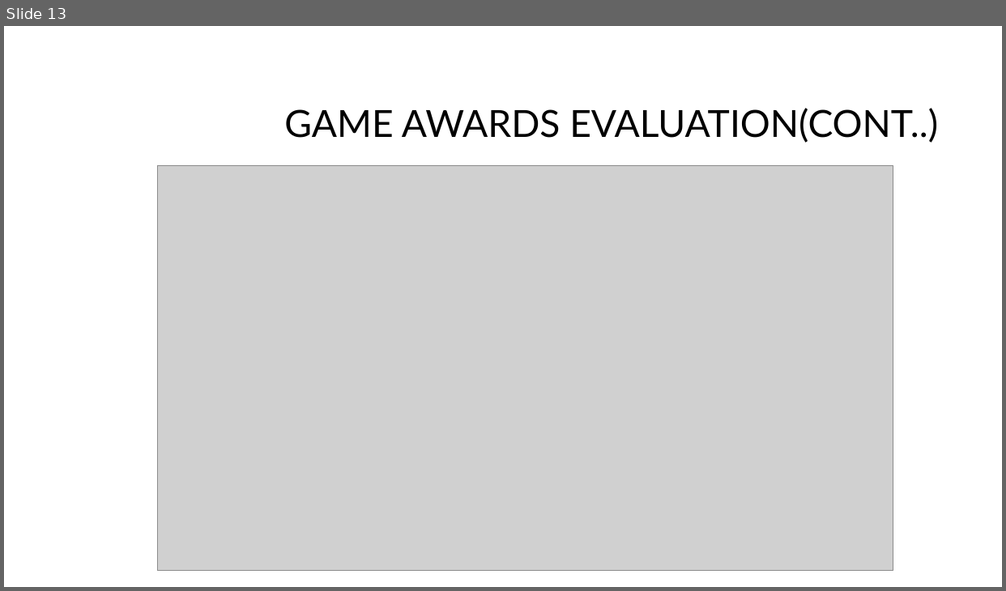
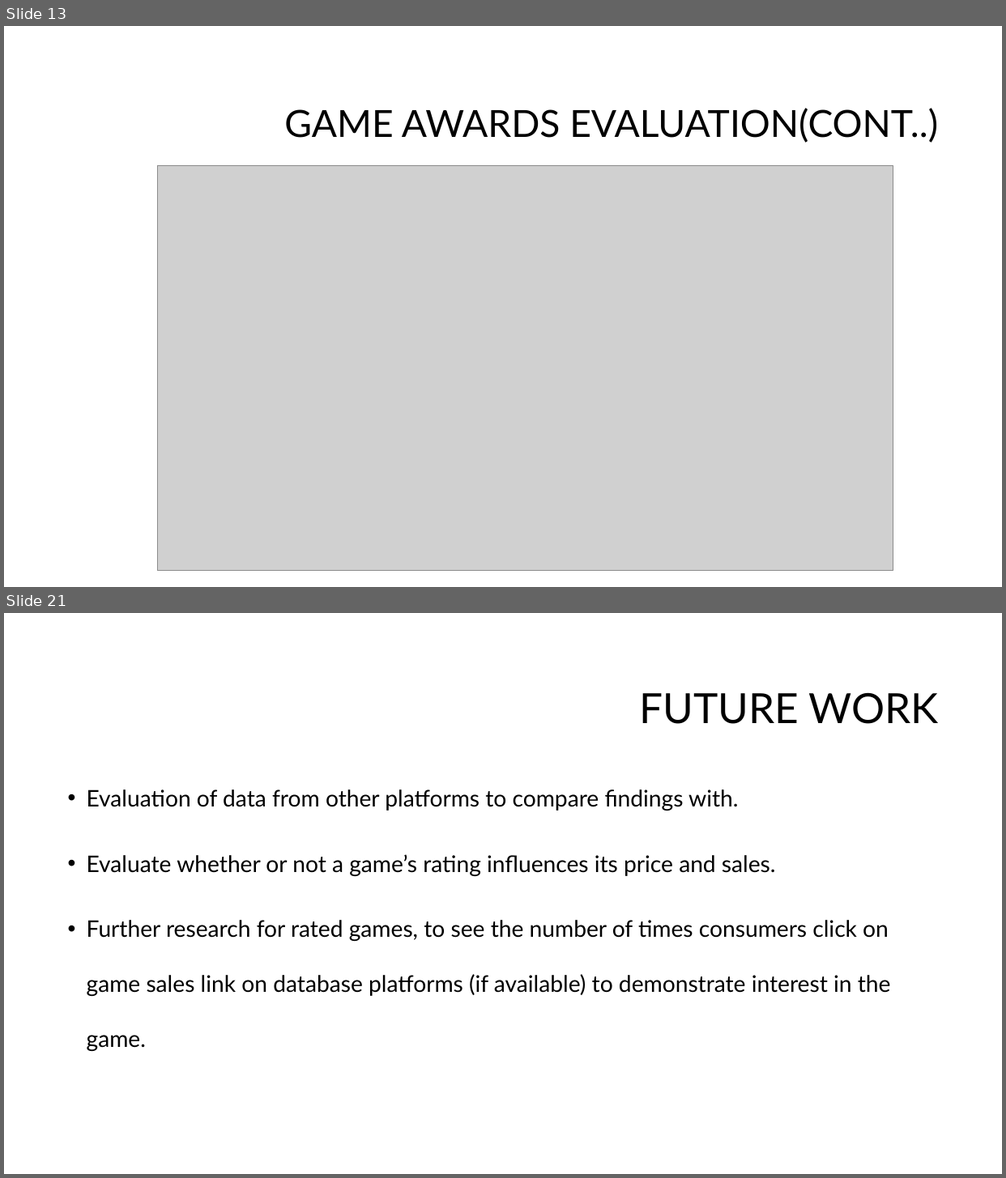
Before and after one commit to suhitasva/Python_EDA_Project_SVA, a slide deck: Boardgame_analysis_presentation.pptx. Shown one above the other, each under a label of ours: slide 13 before the commit, slides 13 and 21 after it; the slides between them are not shown. The pictures are 1006x591 and 1006x1178 pixels, drawn with LibreOffice and Linux fonts; fonts in the diff are those of the drawing; grey boxes stand for pictures; background and template pictures are left out. Boxes give left, top, right and bottom in pixels: in the first picture for what was removed or moved away, otherwise in the second. Text is boxed around its words. In the diff, an @@ line names an element or a change of style, - is before the commit and + after.

Commit message:
Slides created for genre and playing time evaluation, takeaways and future work

```diff
--- a/Boardgame_analysis_presentation.pptx
+++ b/Boardgame_analysis_presentation.pptx
@@ slide 21 added at [4,613,1002,1174], background #FFFFFF @@
@@ title added at [640,692,939,724], 40 pt, text #000000 @@
+FUTURE WORK
@@ text added at [87,790,891,1051], 22 pt, text #000000 @@
+• Evaluation of data from other platforms to compare findings with.
+• Evaluate whether or not a game’s rating influences its price and sales.
+• Further research for rated games, to see the number of times consumers click on game sales link on database platforms (if available) to demonstrate interest in the game.
```
Also in this commit, not shown: 8 slides changed, 6 other slides added.
